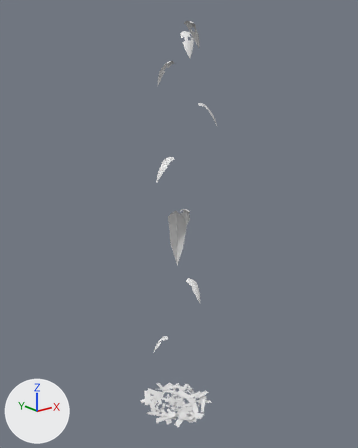
Before and after pictures for a commit that changed the OBJ model game/assets/models/plants/SM_Plant_MonsteraClimber_Leaf.obj.
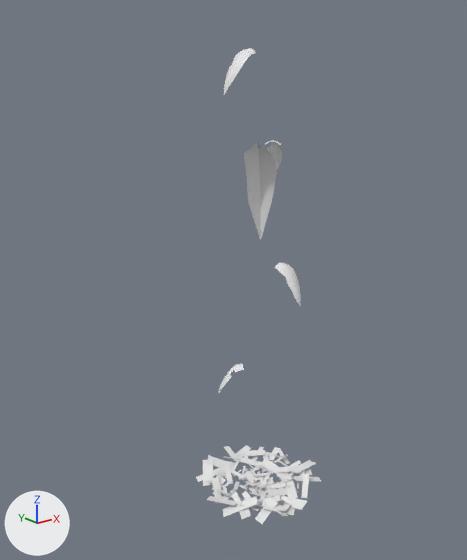
Each version appears first whole from a camera (50 mm lens) standing at (-9.69, -12.31, 11.87) and looking at (0.17, 0.01, 6.94), and next in a close-up on the part from 8% to 82% of the width and 29% to 100% of the height. The axes (+X, +Y, +Z) are drawn at lower left. The lights are the same throughout. The older version's two pictures come first. Where no turn or scale is listed for an object, it has been applied to the vertices.

In view in the first close-up: 'SM_Plant_MonsteraClimber_Leaf'.
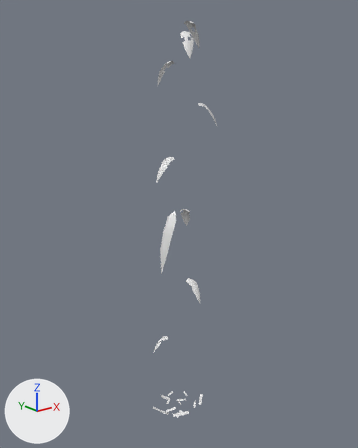
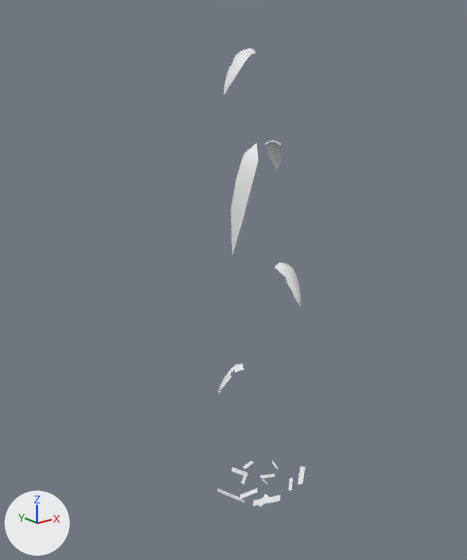
What differs and where, as boxes (x1, y1, x2, y2) in the close-ups (467 x 560 px; the box of a moved part takes in the faces that stretch with it):
'SM_Plant_MonsteraClimber_Leaf', reshaped
    before: (196, 48, 321, 524)
    after: (217, 48, 305, 507)
part 1 of me_sm_plant_monsteraclimber_leaf, deleted
    before: (196, 446, 321, 519)
part 2 of me_sm_plant_monsteraclimber_leaf, moved or reshaped
    before: (207, 445, 309, 524)
    after: (232, 461, 293, 507)
part 3 of me_sm_plant_monsteraclimber_leaf, moved or reshaped
    before: (243, 143, 277, 240)
    after: (230, 143, 258, 255)

The change, as a list of edits to the scene's bpy script:
```text
Change me_sm_plant_monsteraclimber_leaf:
    used by ob_sm_plant_monsteraclimber_leaf; location = (0.0, 0.0, 0.0)
    remove me_sm_plant_monsteraclimber_leaf.from_pydata(...)  # 971 vertices, 744 faces; spans x -1.25..1.31, y -1.36..1.3, z -0.11..13.24
    add me_sm_plant_monsteraclimber_leaf.from_pydata(...)  # 347 vertices, 432 faces; spans x -0.96..1.11, y -1.07..0.91, z -0.11..13.24
    me_sm_plant_monsteraclimber_leaf part 1: 156 loose pieces with 624 vertices, spanning x -1.25..1.31, y -1.36..1.3, z -0.07..0.21, are deleted
    me_sm_plant_monsteraclimber_leaf part 2
    36 vertices move from x -1.15..1.05, y -1.04..1.16, z -0.1..0.22 to x -0.59..0.67, y -0.67..0.59, z -0.04..0.13
    me_sm_plant_monsteraclimber_leaf part 3
    10 vertices are removed from x -0.05..0.58, y -0.06..0.59, z 5.19..7.26
    12 faces are deleted
    10 vertices are added at x -0.56..-0.11, y -0.26..0.28, z 5.29..7.26
    12 new faces join them
```
